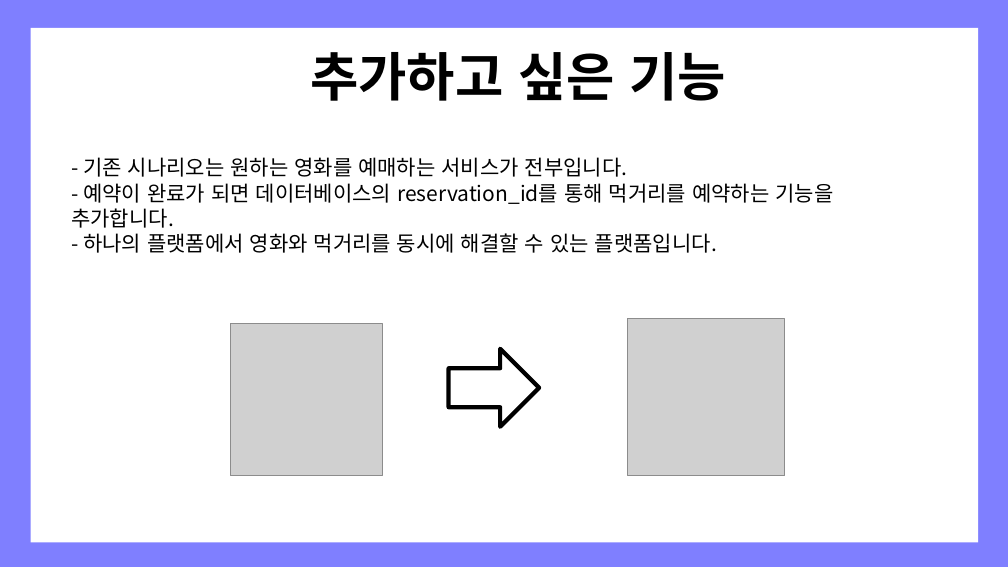
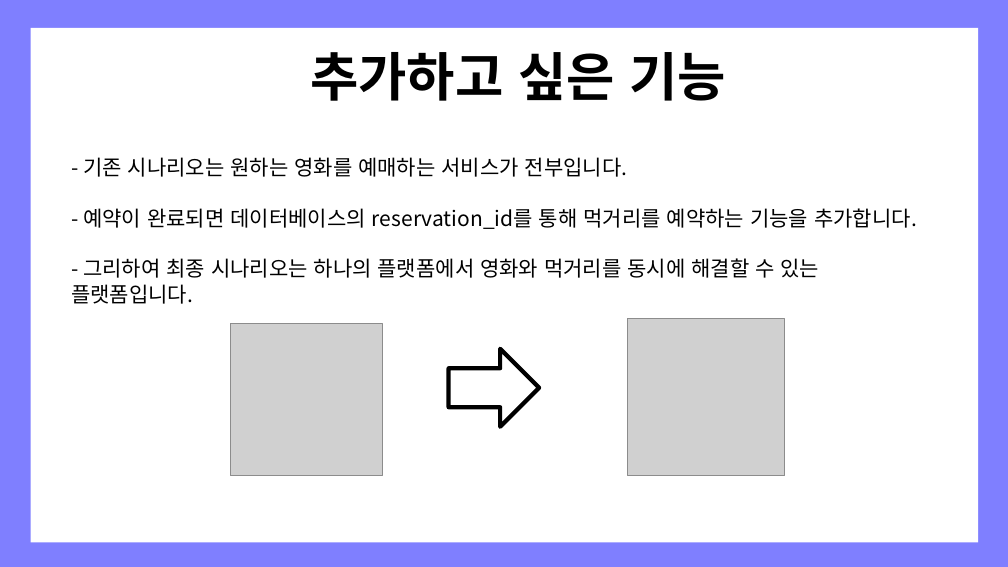
Before and after one commit to KYEONGJUN-LEE/Screen_Reservation_System, a slide deck: slide 5 of 영화 예약 플랫폼.pptx. Drawn at 1008x567 pixels with LibreOffice and Linux fonts; fonts in the diff are those of the drawing; grey boxes stand for pictures. Boxes give left, top, right and bottom in pixels: in the first picture for what was removed or moved away, otherwise in the second. Text is boxed around its words. In the diff, an @@ line names an element or a change of style, - is before the commit and + after.

```diff
--- a/영화 예약 플랫폼.pptx
+++ b/영화 예약 플랫폼.pptx
@@ text at [83, 208, 917, 278]: text changed @@
-- 예약이 완료가 되면 데이터베이스의 reservation_id를 통해 먹거리를 예약하는 기능을 추가합니다.
-- 하나의 플랫폼에서 영화와 먹거리를 동시에 해결할 수 있는 플랫폼입니다.
+- 예약이 완료되면 데이터베이스의 reservation_id를 통해 먹거리를 예약하는 기능을 추가합니다.
+- 그리하여 최종 시나리오는 하나의 플랫폼에서 영화와 먹거리를 동시에 해결할 수 있는 플랫폼입니다.
```
Also in this commit, not shown: 1 other slide changed.
